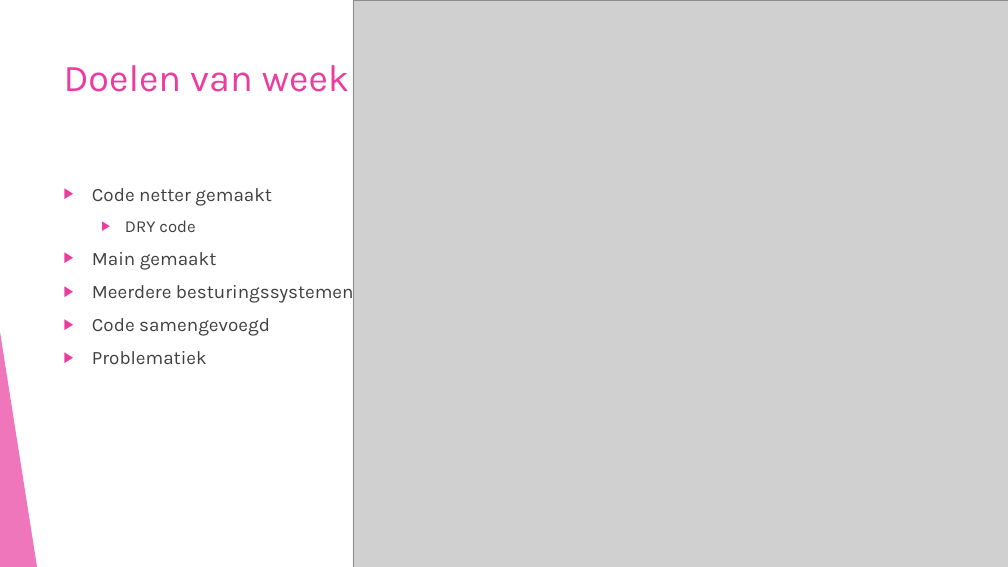
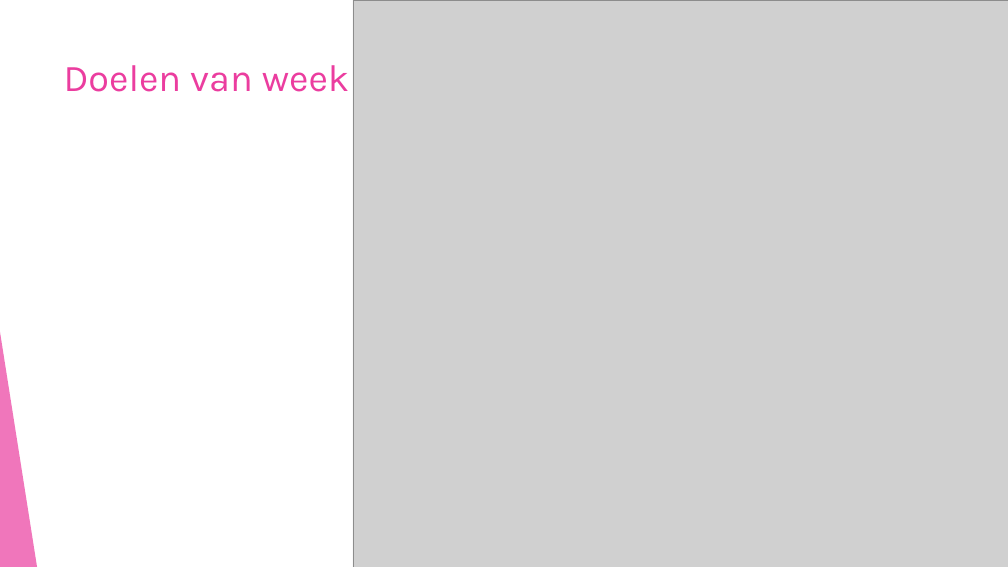
Before and after one commit to corne12345/Lekker-oke-, a slide deck: slide 6 of powerpoints/Amstelhaege PP 3.pptx. Drawn at 1008x567 pixels with LibreOffice and Linux fonts; fonts in the diff are those of the drawing; grey boxes stand for pictures. Boxes give left, top, right and bottom in pixels: in the first picture for what was removed or moved away, otherwise in the second. Text is boxed around its words. In the diff, an @@ line names an element or a change of style, - is before the commit and + after.

```diff
--- a/powerpoints/Amstelhaege PP 3.pptx
+++ b/powerpoints/Amstelhaege PP 3.pptx
@@ text removed at (92,188,354,364) @@
-▶ Code netter gemaakt
-  ▶ DRY code
-▶ Main gemaakt
-▶ Meerdere besturingssystemen
-▶ Code samengevoegd
-▶ Problematiek
```
Also in this commit, not shown: 3 other slides changed, 1 slide added, 6 other files.
